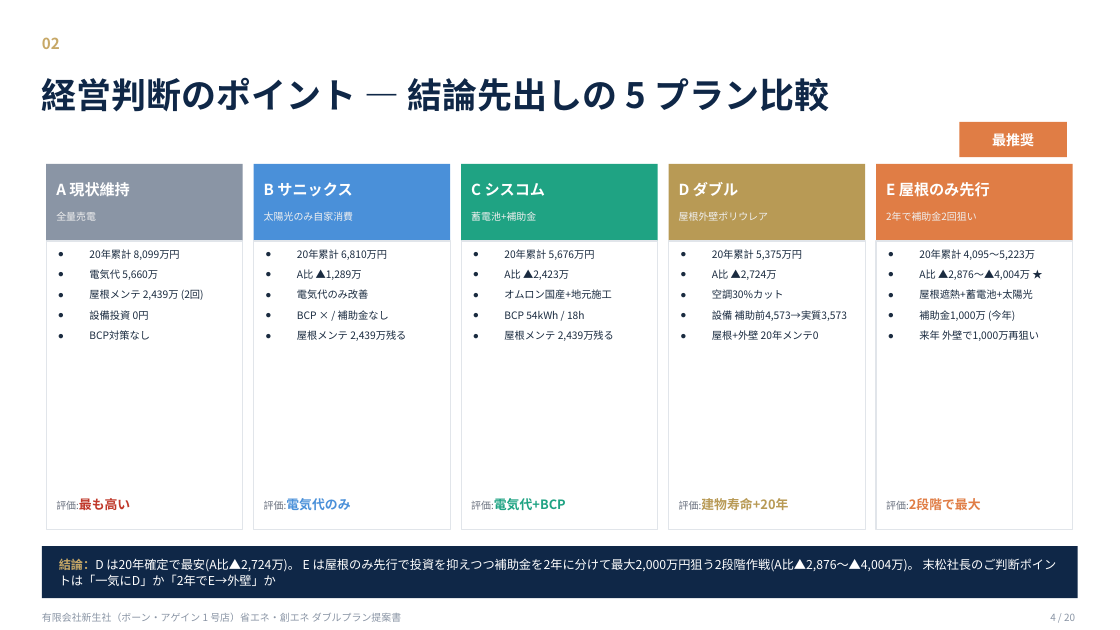
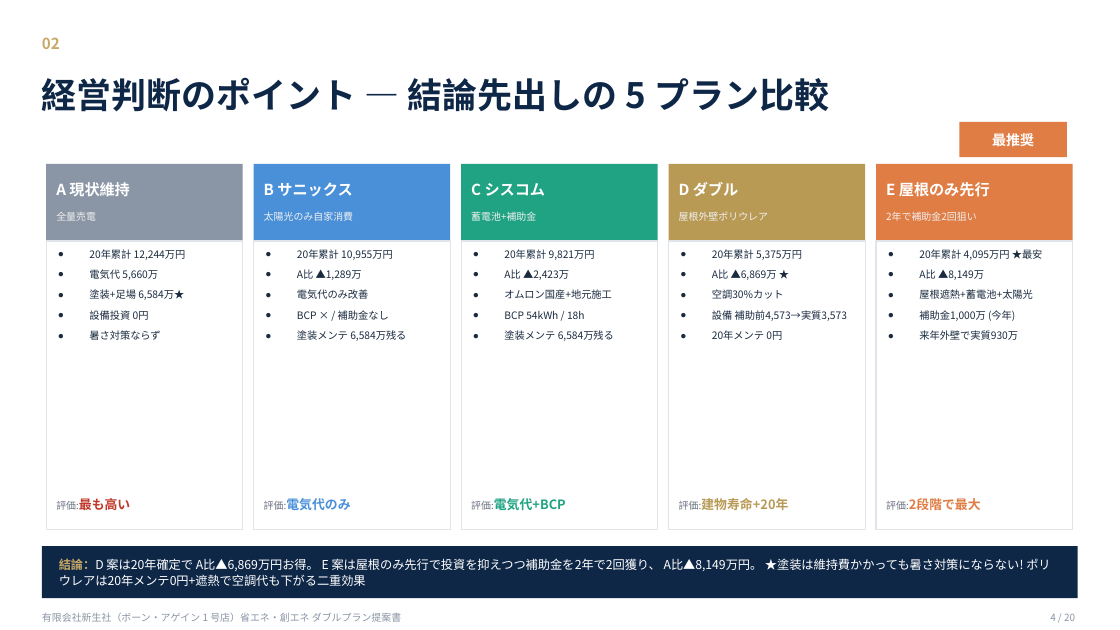
Before and after one commit to t-terasaki-beep/syscom-sustainashield, a slide deck: slide 4 of proposals/shinseisha/新生社様_省エネ創エネダブルプラン提案書.pptx. Drawn at 1120x630 pixels with LibreOffice and Linux fonts; fonts in the diff are those of the drawing. Boxes give left, top, right and bottom in pixels: in the first picture for what was removed or moved away, otherwise in the second. Text is boxed around its words. In the diff, an @@ line names an element or a change of style, - is before the commit and + after.

```diff
--- a/proposals/shinseisha/新生社様_省エネ創エネダブルプラン提案書.pptx
+++ b/proposals/shinseisha/新生社様_省エネ創エネダブルプラン提案書.pptx
@@ text at [89, 249, 186, 260]: text changed @@
-● 20年累計 8,099万円
+● 20年累計 12,244万円
@@ text at [297, 249, 393, 260]: text changed @@
-● 20年累計 6,810万円
+● 20年累計 10,955万円
@@ text at [504, 249, 595, 260]: text changed @@
-● 20年累計 5,676万円
+● 20年累計 9,821万円
@@ text at [712, 269, 777, 280]: text changed @@
-● A比 ▲2,724万
+● A比 ▲6,869万 ★
@@ text at [919, 249, 1043, 280]: text changed @@
-● 20年累計 4,095〜5,223万
-● A比 ▲2,876〜▲4,004万 ★
+● 20年累計 4,095万円 ★最安
+● A比 ▲8,149万
@@ text at [89, 289, 184, 300]: text changed @@
-● 屋根メンテ 2,439万 (2回)
+● 塗装+足場 6,584万★
@@ text at [89, 330, 160, 340]: text changed @@
-● BCP対策なし
+● 暑さ対策ならず
@@ text at [297, 330, 406, 341]: text changed @@
-● 屋根メンテ 2,439万残る
+● 塗装メンテ 6,584万残る
@@ text at [504, 330, 614, 341]: text changed @@
-● 屋根メンテ 2,439万残る
+● 塗装メンテ 6,584万残る
@@ text at [712, 330, 782, 340]: text changed @@
-● 屋根+外壁 20年メンテ0
+● 20年メンテ 0円
@@ text at [919, 330, 1018, 340]: text changed @@
-● 来年 外壁で1,000万再狙い
+● 来年外壁で実質930万
@@ text at [59, 558, 1050, 586]: text changed @@
-結論：D は20年確定で最安(A比▲2,724万)。 E は屋根のみ先行で投資を抑えつつ補助金を2年に分けて最大2,000万円狙う2段階作戦(A比▲2,876〜▲4,004万)。 末松社長のご判断ポイントは「一気にD」か「2年でE→外壁」か
+結論：D 案は20年確定で A比▲6,869万円お得。 E 案は屋根のみ先行で投資を抑えつつ補助金を2年で2回獲り、 A比▲8,149万円。 ★塗装は維持費かかっても暑さ対策にならない! ポリウレアは20年メンテ0円+遮熱で空調代も下がる二重効果
```
Also in this commit, not shown: 4 other slides changed, 34 other files.
